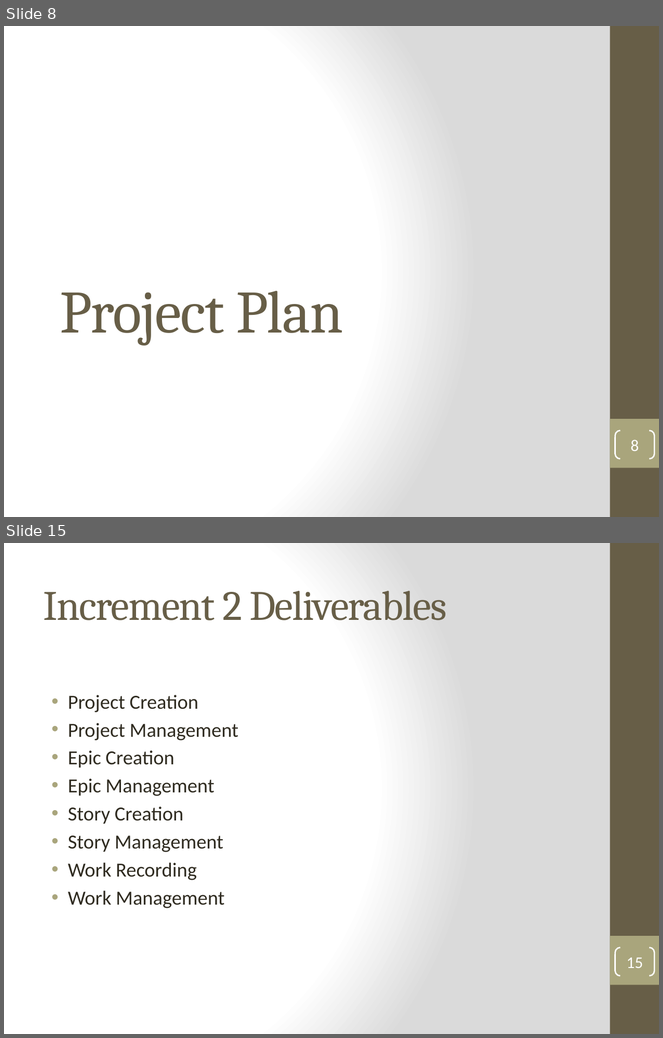
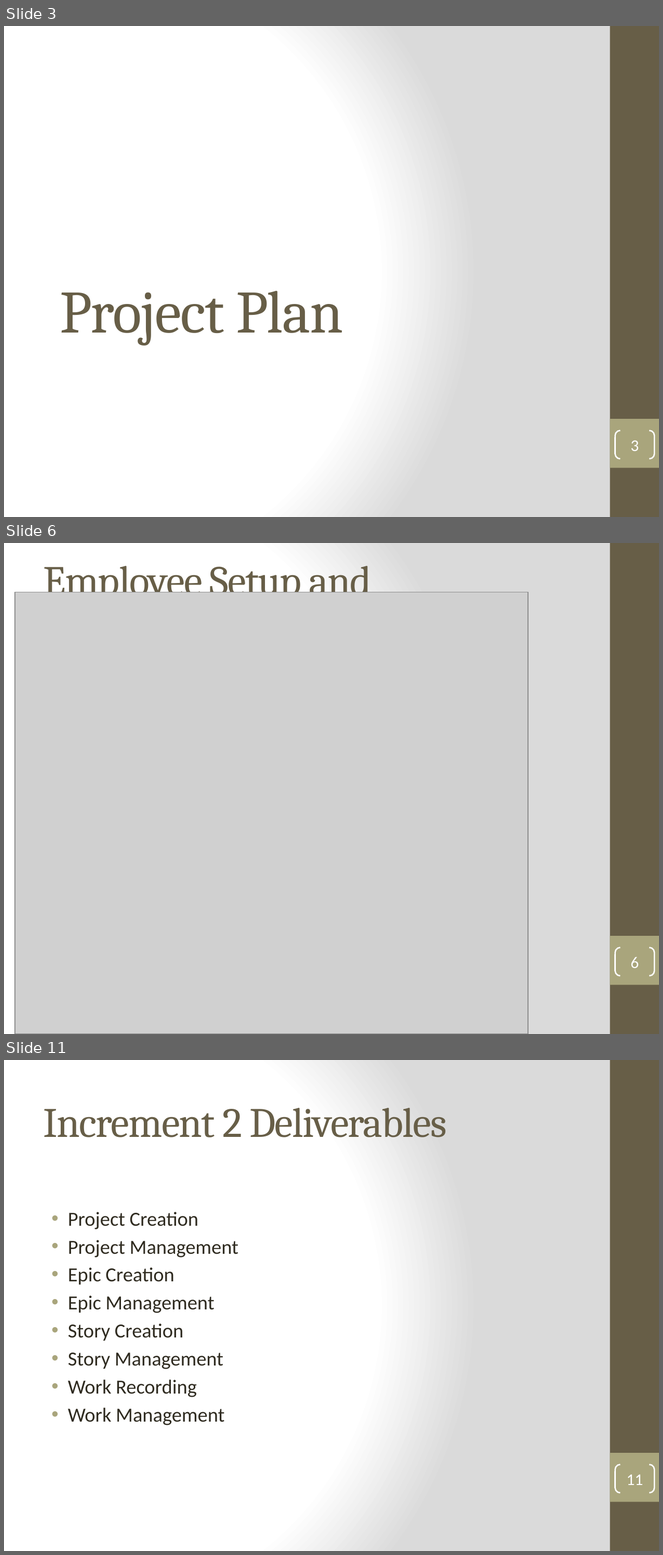
Before and after one commit to DanLain/ProjectManagement, a slide deck: Project Plan/Team 3 Vision and Proejct Plan.pptx. Shown one above the other, each under a label of ours: slides 8 and 15 before the commit, slides 3, 6 and 11 after it; the slides between them are not shown. The pictures are 663x1038 and 663x1555 pixels, drawn with LibreOffice and Linux fonts; fonts in the diff are those of the drawing; grey boxes stand for pictures. Boxes give left, top, right and bottom in pixels: in the first picture for what was removed or moved away, otherwise in the second. Text is boxed around its words. In the diff, an @@ line names an element or a change of style, - is before the commit and + after.

```diff
--- a/Project Plan/Team 3 Vision and Proejct Plan.pptx
+++ b/Project Plan/Team 3 Vision and Proejct Plan.pptx
@@ slide 6 added at box(4, 543, 659, 1034), background gradient #FFFFFF to #DADADA; not listed: 2 template elements that a slide beside it also shows @@
@@ title added at box(44, 566, 372, 604), 46 pt, text #675E47 @@
+Employee Setup and Maintainence
@@ picture added at box(15, 592, 528, 1034) @@
@@ page number added at box(616, 948, 655, 976), outline #FFFFFF 1.5 pt, 18 pt, text #FFFFFF @@
+6
@@ what was slide 8 is now slide 3 @@
@@ page number at box(631, 440, 639, 451): text changed @@
-8
+3
@@ what was slide 15 is now slide 11 @@
@@ page number at box(626, 1475, 643, 1485): text changed @@
-15
+11
```
Also in this commit, not shown: 2 slides changed, 5 other slides added, 11 slides removed.
